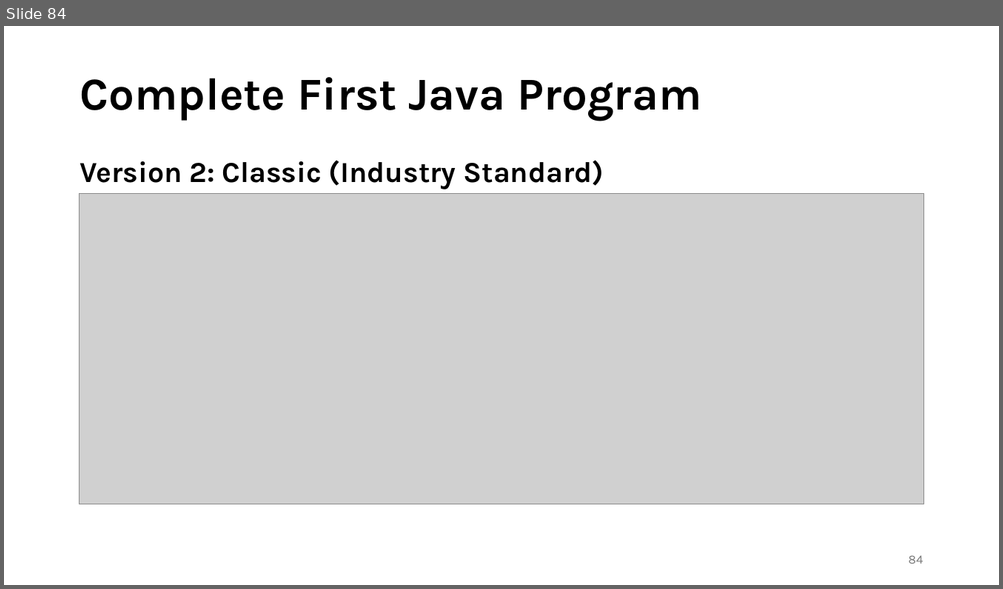
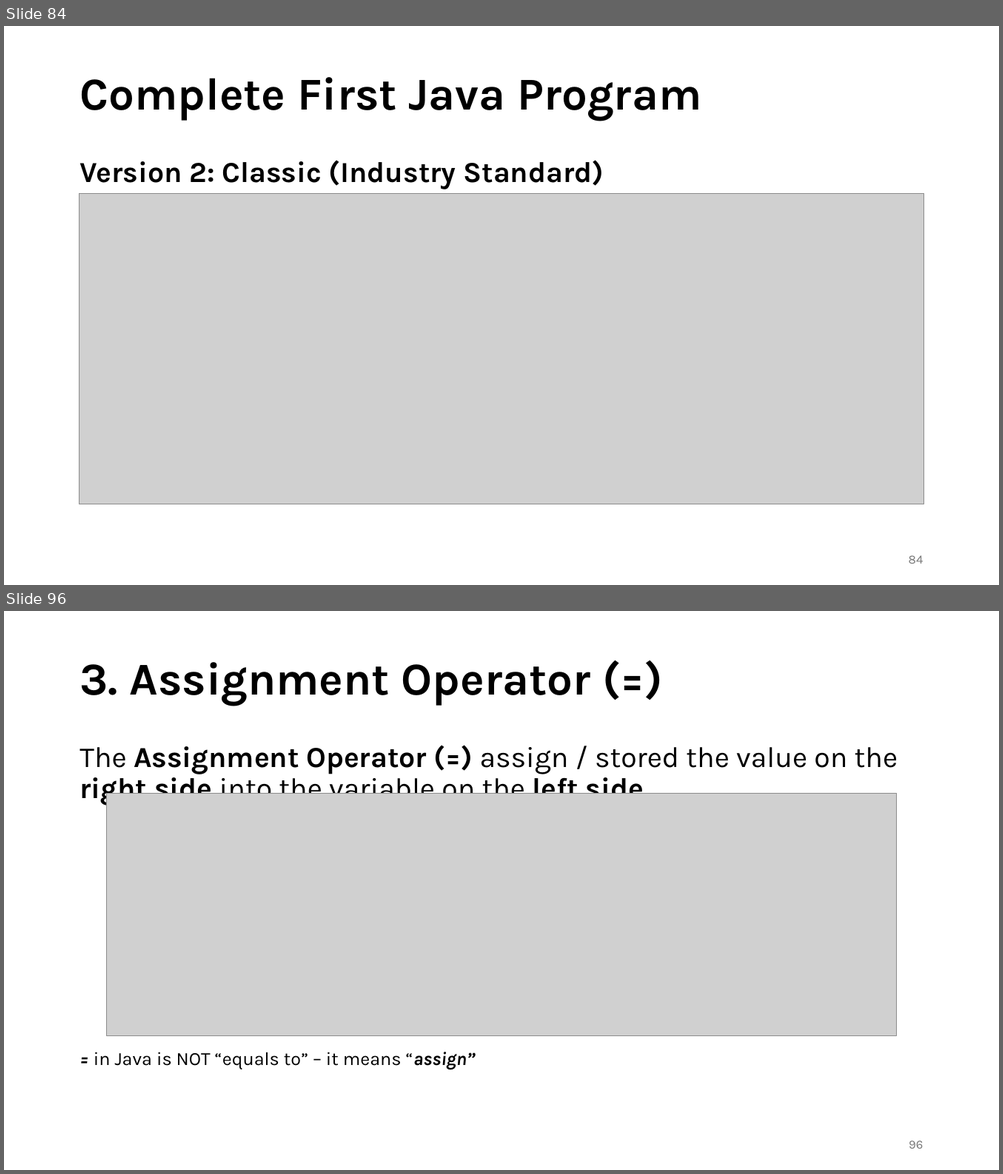
Before and after one commit to shubham-singh-12/Notes, a slide deck: Java with DSA.pptx. Shown one above the other, each under a label of ours: slide 84 before the commit, slides 84 and 96 after it; the slides between them are not shown. The pictures are 1003x589 and 1003x1174 pixels, drawn with LibreOffice and Linux fonts; fonts in the diff are those of the drawing; grey boxes stand for pictures. Boxes give left, top, right and bottom in pixels: in the first picture for what was removed or moved away, otherwise in the second. Text is boxed around its words. In the diff, an @@ line names an element or a change of style, - is before the commit and + after.

```diff
--- a/Java with DSA.pptx
+++ b/Java with DSA.pptx
@@ slide 96 added at (x1=4, y1=611, x2=999, y2=1170), background #FFFFFF @@
@@ title added at (x1=79, y1=662, x2=591, y2=706), 44 pt, text #000000, bold @@
+3. Assignment Operator (=)
@@ text added at (x1=79, y1=746, x2=897, y2=806), 28 pt, text #000000 @@
+The Assignment Operator (=) assign / stored the value on the right side into the variable on the left side.
@@ picture added at (x1=106, y1=793, x2=896, y2=1037) @@
@@ text added at (x1=94, y1=1052, x2=475, y2=1070), 18 pt, text #000000 @@
+= in Java is NOT “equals to” – it means “assign”
@@ page number added at (x1=908, y1=1141, x2=922, y2=1149), 12 pt, text #797979 @@
+96
```
Also in this commit, not shown: 13 slides changed, 96 other slides added.
